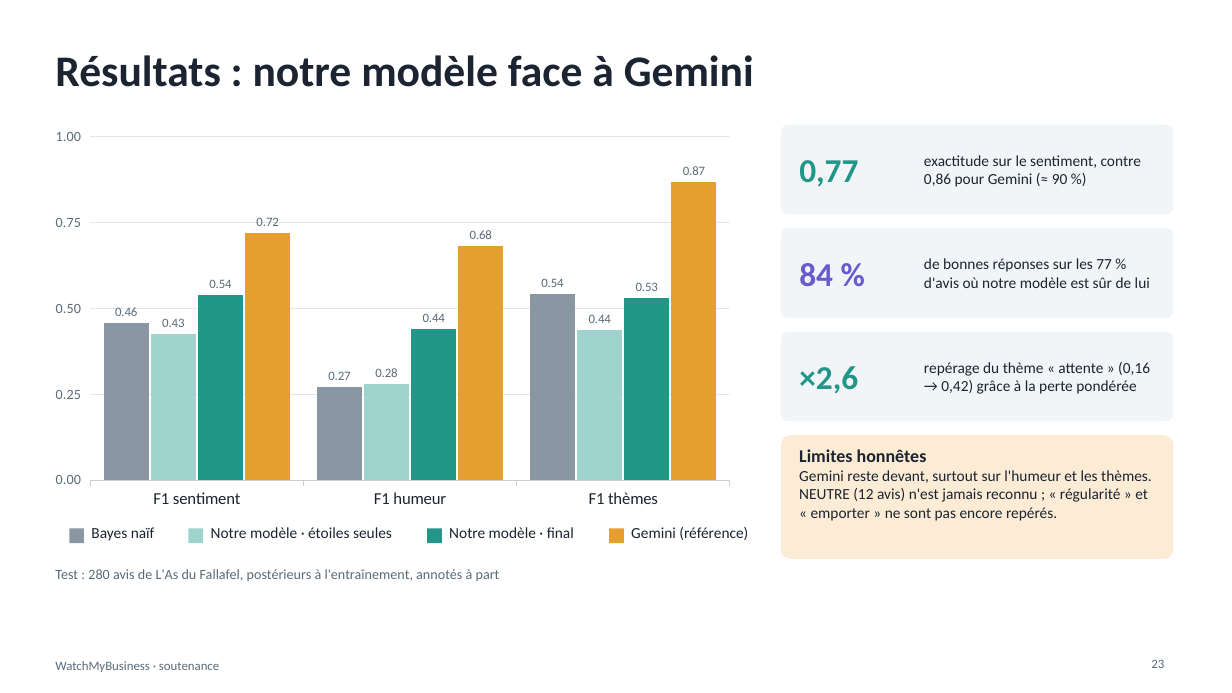
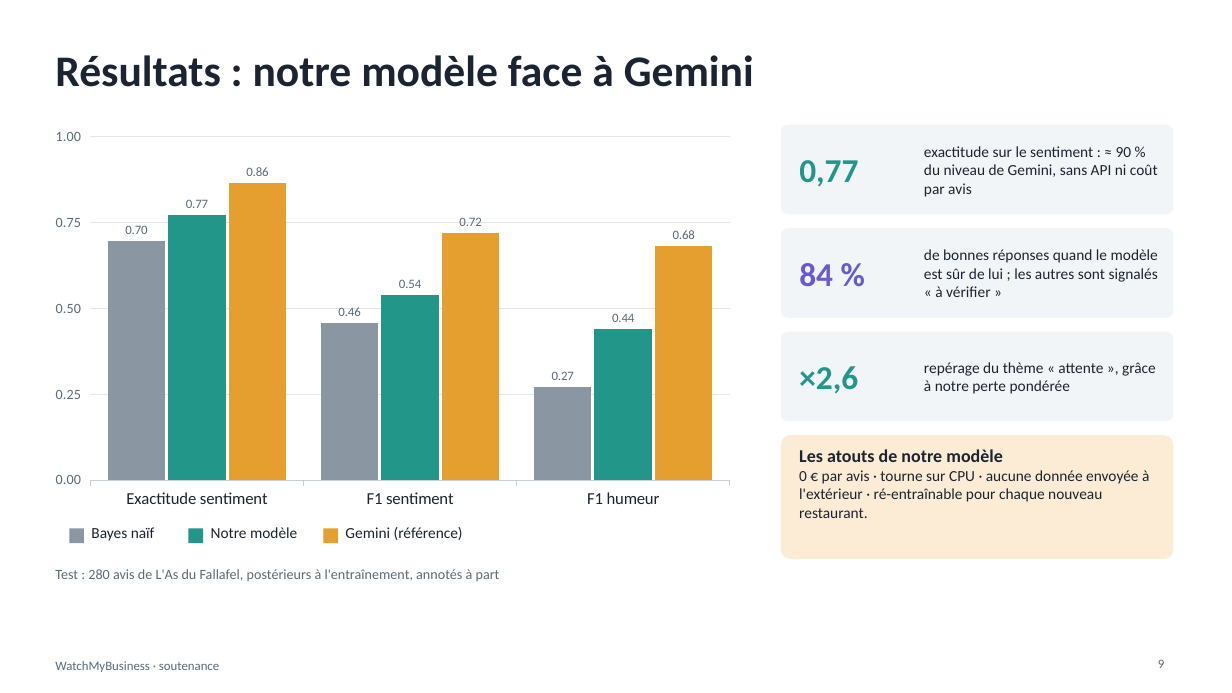
Before and after one commit to jackamrl/watchMyBusiness, a slide deck: slide 9 of docs/WatchMyBusiness-soutenance.pptx (slide 23 before the commit). Drawn at 1232x693 pixels with LibreOffice and Linux fonts; fonts in the diff are those of the drawing. Boxes give left, top, right and bottom in pixels: in the first picture for what was removed or moved away, otherwise in the second. Text is boxed around its words. In the diff, an @@ line names an element or a change of style, - is before the commit and + after.

```diff
--- a/docs/WatchMyBusiness-soutenance.pptx
+++ b/docs/WatchMyBusiness-soutenance.pptx
@@ column chart at (42, 120, 744, 518) @@
-categories: F1 sentiment, F1 humeur, F1 thèmes
+categories: Exactitude sentiment, F1 sentiment, F1 humeur
-Series 1: 0.46, 0.27, 0.54
+Series 1: 0.7, 0.46, 0.27
-Series 2: 0.42, 0.28, 0.44
+Series 2: 0.77, 0.54, 0.44
@@ colour of Series 2 #9FD3CD to #23968A @@
-Series 3: 0.54, 0.44, 0.53
+Series 3: 0.86, 0.72, 0.68
@@ colour of Series 3 #23968A to #E59F2F @@
-Series 4: 0.72, 0.68, 0.87
@@ text at (924, 146, 1158, 197): text changed @@
-exactitude sur le sentiment, contre 0,86 pour Gemini (≈ 90 %)
+exactitude sur le sentiment : ≈ 90 % du niveau de Gemini, sans API ni coût par avis
@@ text at (924, 249, 1158, 297): text changed @@
-de bonnes réponses sur les 77 % d'avis où notre modèle est sûr de lui
+de bonnes réponses quand le modèle est sûr de lui ; les autres sont signalés « à vérifier »
@@ text at (924, 362, 1156, 394): text changed @@
-repérage du thème « attente » (0,16 → 0,42) grâce à la perte pondérée
+repérage du thème « attente », grâce à notre perte pondérée
@@ text at (799, 449, 1149, 518): text changed @@
-Limites honnêtes
-Gemini reste devant, surtout sur l'humeur et les thèmes. NEUTRE (12 avis) n'est jamais reconnu ; « régularité » et « emporter » ne sont pas encore repérés.
+Les atouts de notre modèle
+0 € par avis · tourne sur CPU · aucune donnée envoyée à l'extérieur · ré-entraînable pour chaque nouveau restaurant.
@@ rectangle at (189, 529, 203, 543): fill #9FD3CD to #23968A @@
@@ text at (211, 527, 297, 538): text changed @@
-Notre modèle · étoiles seules
+Notre modèle
@@ rectangle: place and size @@
-rectangle at (609, 529, 624, 543)
+rectangle at (323, 529, 338, 543)
@@ text "Gemini (référence)": place and size @@
-text "Gemini (référence)" at (631, 527, 748, 540)
+text "Gemini (référence)" at (345, 527, 463, 540)
@@ rectangle removed at (427, 529, 442, 543) @@
@@ text removed at (449, 527, 574, 538) @@
-Notre modèle · final
@@ text at (1158, 659, 1164, 668): text changed @@
-23
+9
```
Also in this commit, not shown: 19 other slides changed, 3 slides added, 1 slide removed, 44 other files.
